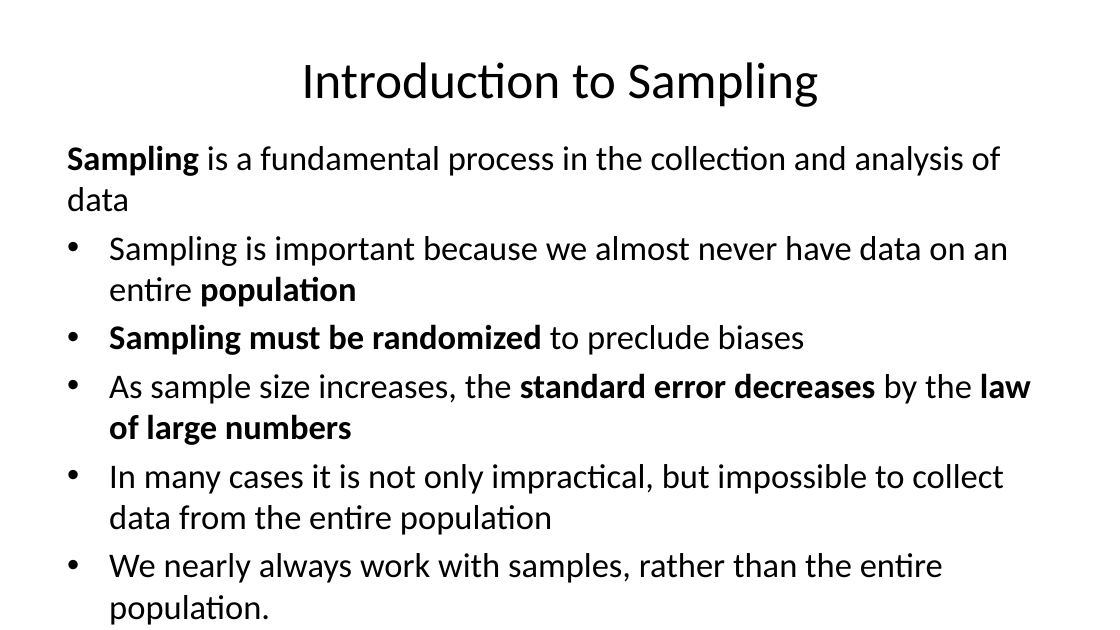
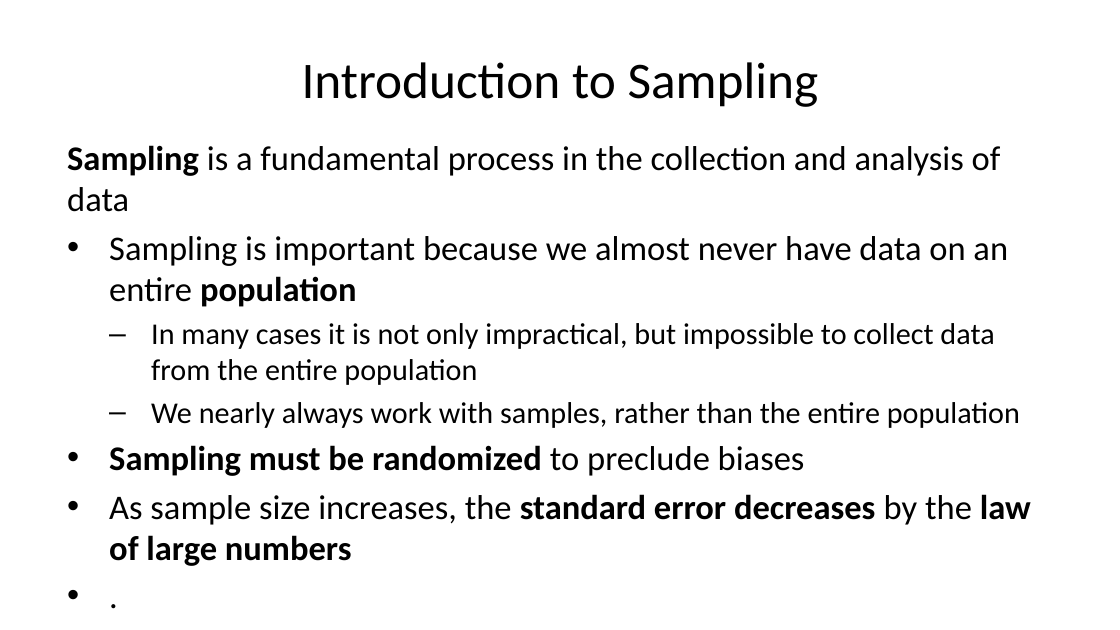
Before and after one commit to StephenElston/CSCI-E-83, a slide deck: slide 2 of LectureSlides/04_SamplingAndSimulation.pptx (slide 9 before the commit). Drawn at 1120x630 pixels with LibreOffice and Linux fonts; fonts in the diff are those of the drawing. Boxes give left, top, right and bottom in pixels: in the first picture for what was removed or moved away, otherwise in the second. Text is boxed around its words. In the diff, an @@ line names an element or a change of style, - is before the commit and + after.

Commit message:
Removed unneed slides from deck, updated slides and corrected typos

```diff
--- a/LectureSlides/04_SamplingAndSimulation.pptx
+++ b/LectureSlides/04_SamplingAndSimulation.pptx
@@ text at [151,323,1020,428]: paragraphs added @@
+  – In many cases it is not only impractical, but impossible to collect data from the entire population
+  – We nearly always work with samples, rather than the entire population
@@ text at [109,464,1004,625]: text changed @@
-• In many cases it is not only impractical, but impossible to collect data from the entire population
-• We nearly always work with samples, rather than the entire population.
+• .
```
Also in this commit, not shown: 9 other slides changed, 5 slides added, 7 slides removed.
